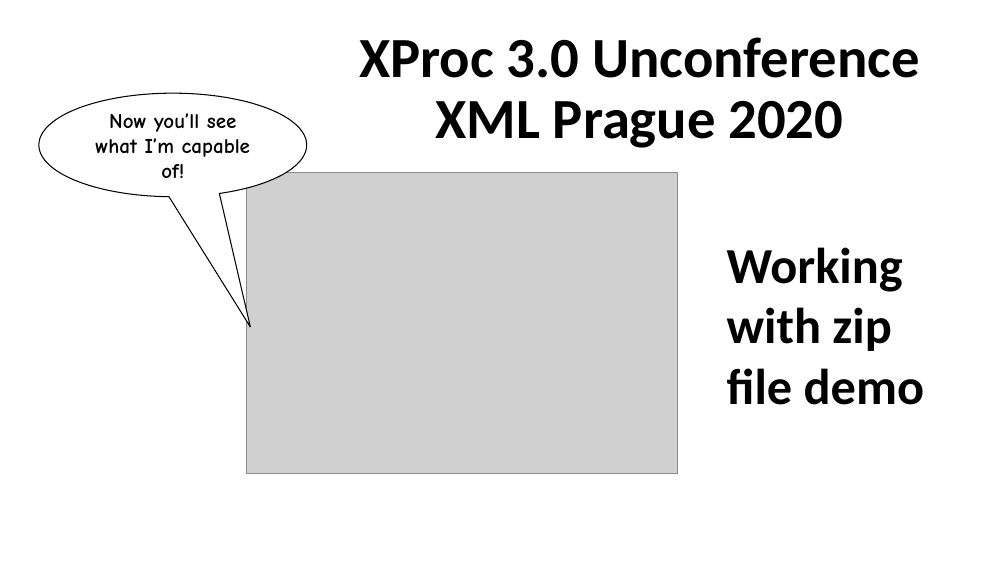
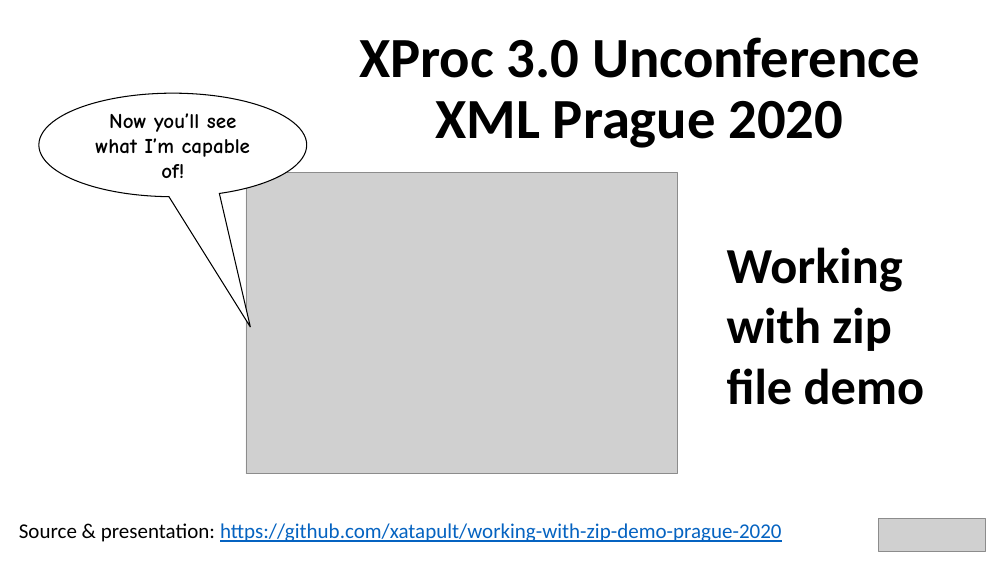
Before and after one commit to xatapult/working-with-zip-demo-prague-2020, a slide deck: slide 1 of presentation/Prague-2020-working-with-zip.pptx. Drawn at 1008x567 pixels with LibreOffice and Linux fonts; fonts in the diff are those of the drawing; grey boxes stand for pictures; background and template pictures are left out. Boxes give left, top, right and bottom in pixels: in the first picture for what was removed or moved away, otherwise in the second. Text is boxed around its words. In the diff, an @@ line names an element or a change of style, - is before the commit and + after.

```diff
--- a/presentation/Prague-2020-working-with-zip.pptx
+++ b/presentation/Prague-2020-working-with-zip.pptx
@@ text added at [19,523,782,542], 20 pt, text #0563C1, underline @@
+Source & presentation: https://github.com/xatapult/working-with-zip-demo-prague-2020
@@ picture added at [879,518,986,551] @@
```
Also in this commit, not shown: 6 other slides changed, 2 other files.
